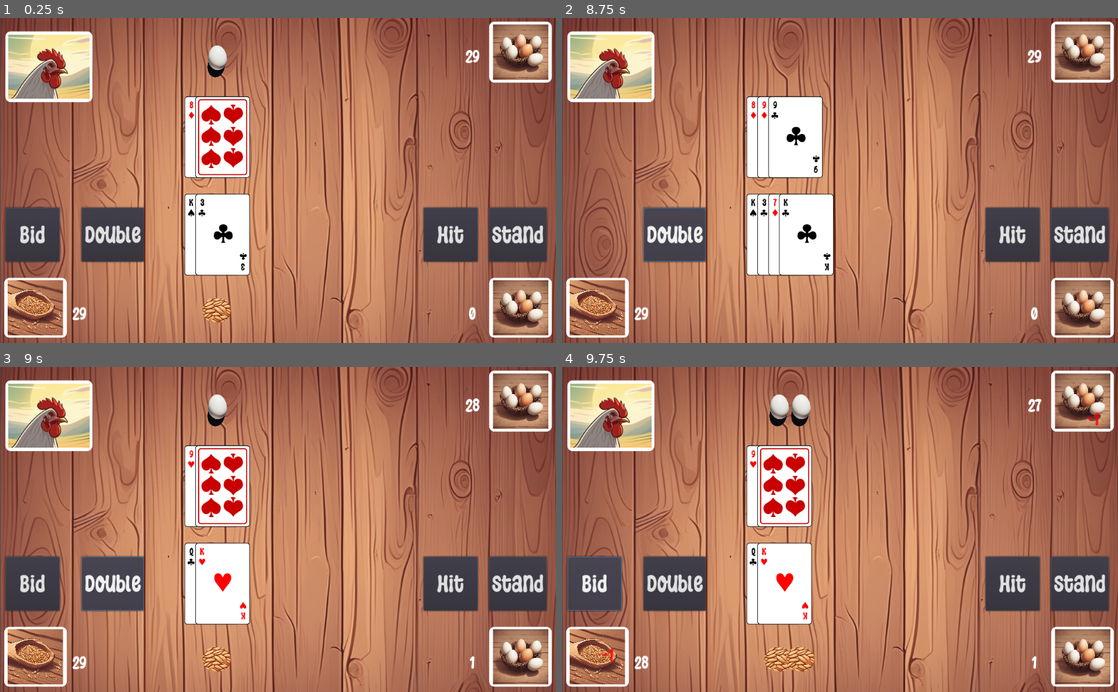
Above: before the commit, frames 1-4 (two rows, left to right).
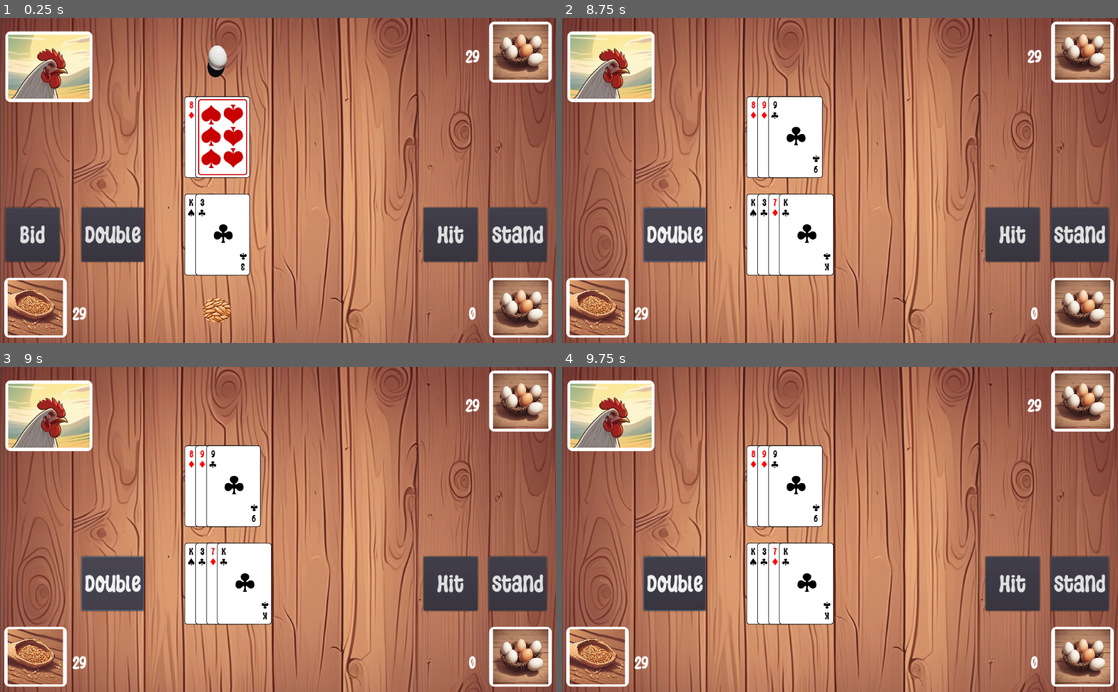
Above: after the commit, the same moments.

Repository: yakushev85/BlackJackWithChicken
Game: Godot game, scene res://GameTable.tscn
The game is run twice, just before and just after one commit, with the same random seed, the same clock (stepped at 60 frames per second) and the same inputs.
Inputs (mouse positions are in pixels of both pictures, inside the frame that each line leads up to):
- Up to frame 1 (0.25 s): no input
- Up to frame 2 (8.75 s): click "Hit" at 0.5 s; click "Stand" at 1.25 s; click "Double" at 2 s; click "Hit" at 2.75 s; click "Stand" at 3.5 s; click "Double" at 4.25 s; click "Hit" at 5 s; click "Stand" at 5.75 s; click "Double" at 6.5 s
- Up to frame 3 (9 s): tap Enter at 8.75 s
- Up to frame 4 (9.75 s): click (595, 584) at 9.5 s, where only the run before the commit has a clickable "Bid"

Frames 1-2 are identical in both runs. In frame 3, 5.6% of the frame differs, in the area x 0-87%, y 8-94%; in frame 4, 6.3%, in the area x 0-97%, y 8-94%.

Commit message:
refactor

Diff:
--- a/app/GameTable.gd
+++ b/app/GameTable.gd
@@ -24,7 +24,6 @@
 
 var is_first_turn = true
 var is_not_doubled = true
-var is_locked = false
 
 var player_grains = 30
 var chicken_eggs = 30
@@ -36,7 +35,6 @@
 	init_round()
 
 func init_round():
-	is_locked = false
 	is_first_turn = true
 	init_deck()
 	init_cards()
@@ -147,7 +145,6 @@
 
 
 func chicken_win_round():
-	is_locked = true
 	chicken_eggs = chicken_eggs + chicken_bid_value
 	show_message_hint($ControlsUI/ChickenEggs, chicken_bid_value)
 	chicken_bid_value = 0
@@ -163,7 +160,6 @@
 
 
 func player_win_round():
-	is_locked = true
 	player_won_eggs = player_won_eggs + chicken_bid_value
 	show_message_hint($ControlsUI/PlayerEggs, chicken_bid_value, false)
 	player_grains = player_grains + player_bid_value
@@ -181,7 +177,6 @@
 
 
 func chicken_turn():
-	is_locked = true
 	chicken_cards[chicken_cards.size() - 1].set_bstatus(false)
 	var player_card_sum = get_cards_sum(player_cards)
 	var chicken_card_sum = get_cards_sum(chicken_cards)
--- a/app/GameTable.tscn
+++ b/app/GameTable.tscn
@@ -180,7 +180,7 @@
 one_shot = true
 
 [node name="FinishRoundTimer" type="Timer" parent="TimersGroup"]
-wait_time = 3.0
+wait_time = 5.0
 one_shot = true
 
 [node name="MessageHintHolder" type="Node2D" parent="."]
--- a/app/Items/Card.gd
+++ b/app/Items/Card.gd
@@ -83,4 +83,3 @@
 		else:
 			position = move_position
 			is_moving = false
-			return
